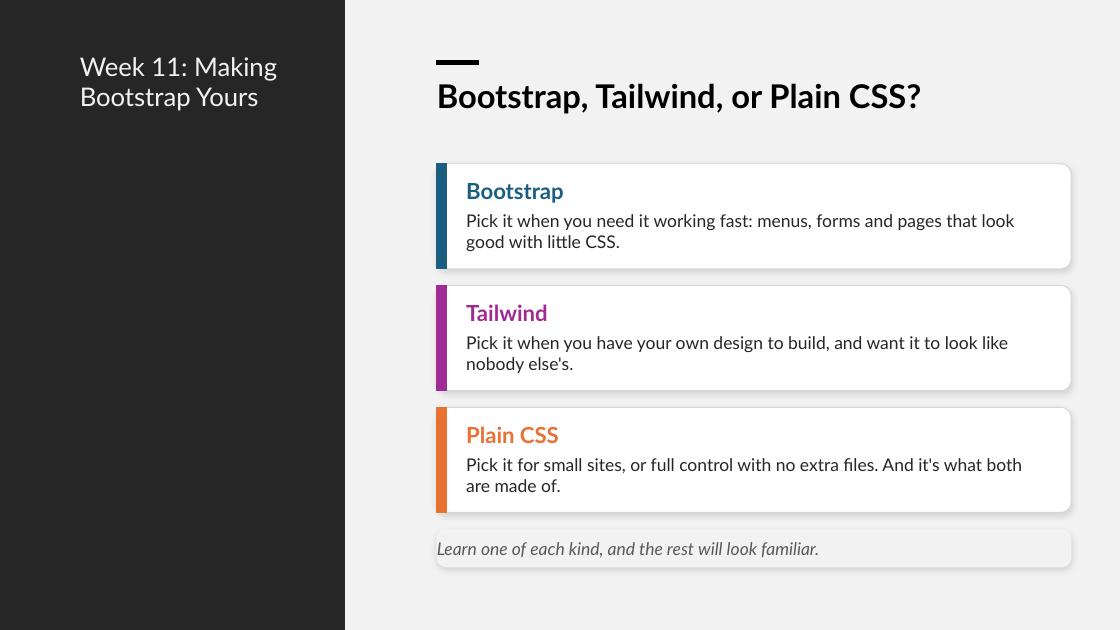
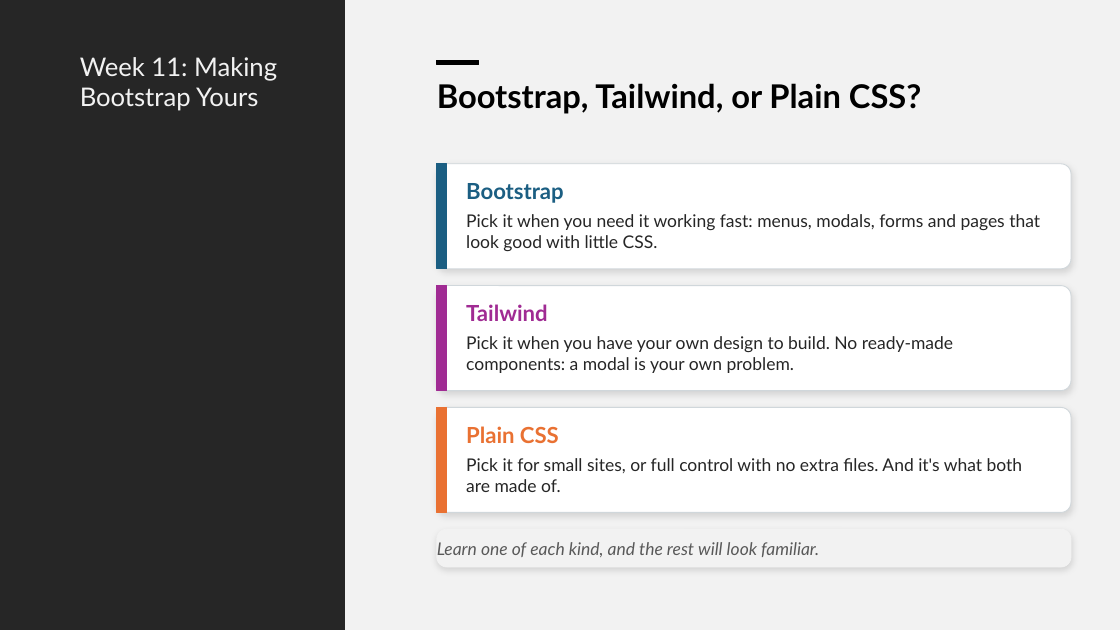
Before and after one commit to x97gfq/WEBD1000_Fall2026, a slide deck: slide 49 of 11_Customizing_Bootstrap_Tailwind/Customizing_Bootstrap_Tailwind.pptx (slide 15 before the commit). Drawn at 1120x630 pixels with LibreOffice and Linux fonts; fonts in the diff are those of the drawing. Boxes give left, top, right and bottom in pixels: in the first picture for what was removed or moved away, otherwise in the second. Text is boxed around its words. In the diff, an @@ line names an element or a change of style, - is before the commit and + after.

```diff
--- a/11_Customizing_Bootstrap_Tailwind/Customizing_Bootstrap_Tailwind.pptx
+++ b/11_Customizing_Bootstrap_Tailwind/Customizing_Bootstrap_Tailwind.pptx
@@ text at [466,214,1040,251]: text changed @@
-Pick it when you need it working fast: menus, forms and pages that look good with little CSS.
+Pick it when you need it working fast: menus, modals, forms and pages that look good with little CSS.
@@ text at [466,336,953,373]: text changed @@
-Pick it when you have your own design to build, and want it to look like nobody else's.
+Pick it when you have your own design to build. No ready-made components: a modal is your own problem.
```
Also in this commit, not shown: 13 other slides changed, 38 slides added, 17 other files.
